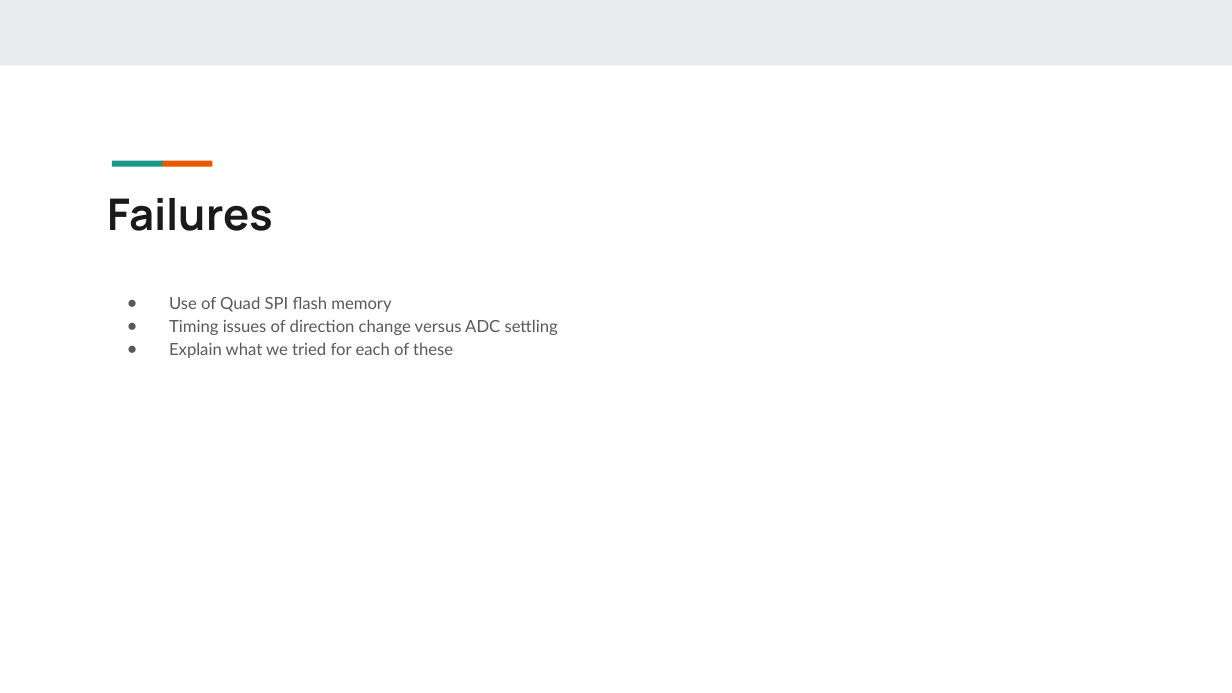
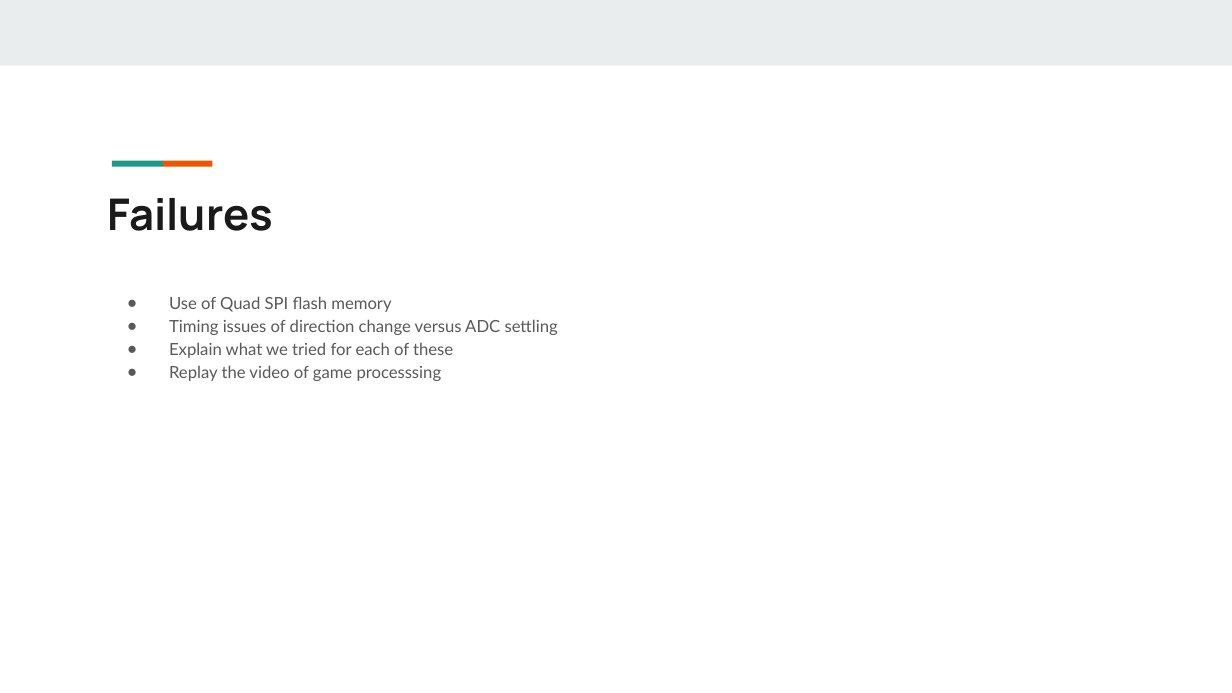
Before and after one commit to xu842251462/EC551_Final_Project, a slide deck: slide 11 of Bringing the Analog World to Digital Design_EC551_Final Project.pptx. Drawn at 1232x693 pixels with LibreOffice and Linux fonts; fonts in the diff are those of the drawing. Boxes give left, top, right and bottom in pixels: in the first picture for what was removed or moved away, otherwise in the second. Text is boxed around its words. In the diff, an @@ line names an element or a change of style, - is before the commit and + after.

```diff
--- a/Bringing the Analog World to Digital Design_EC551_Final Project.pptx
+++ b/Bringing the Analog World to Digital Design_EC551_Final Project.pptx
@@ text at [169,365,442,381]: paragraph added @@
+● Replay the video of game processsing
```
Also in this commit, not shown: 3 other slides changed.
